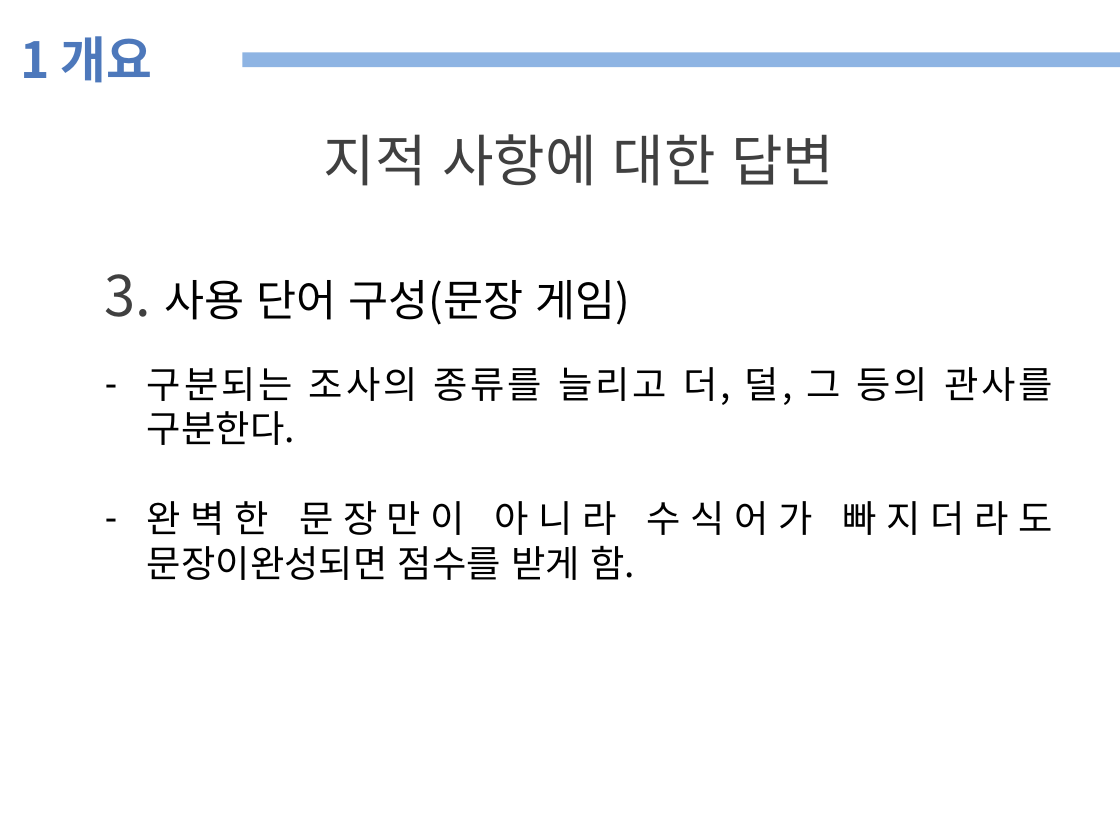
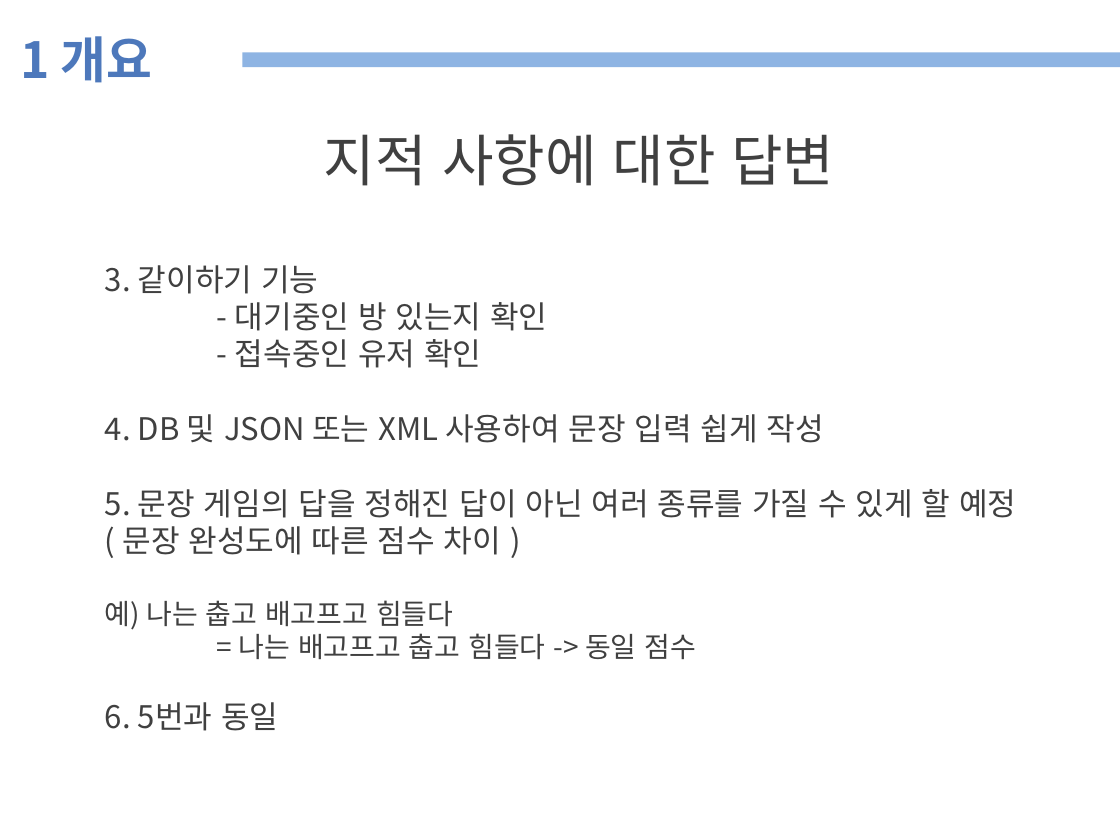
Before and after one commit to plusalpha12/koreanQuiz, a slide deck: slide 5 of 자료/종합설계 프로토타입 세션 4-11 (이현중, 김하은, 조윤선).pptx. Drawn at 1120x840 pixels with LibreOffice and Linux fonts; fonts in the diff are those of the drawing. Boxes give left, top, right and bottom in pixels: in the first picture for what was removed or moved away, otherwise in the second. Text is boxed around its words. In the diff, an @@ line names an element or a change of style, - is before the commit and + after.

```diff
--- a/자료/종합설계 프로토타입 세션 4-11 (이현중, 김하은, 조윤선).pptx
+++ b/자료/종합설계 프로토타입 세션 4-11 (이현중, 김하은, 조윤선).pptx
@@ text at (105,265,1016,731): text changed; size 24 to 20 pt; text colour #000000 to #404040 @@
-3. 사용 단어 구성(문장 게임)
-– 구분되는 조사의 종류를 늘리고 더, 덜, 그 등의 관사를 구분한다.
-– 완벽한 문장만이 아니라 수식어가 빠지더라도 문장이완성되면 점수를 받게 함.
+3. 같이하기 기능
+- 대기중인 방 있는지 확인
+- 접속중인 유저 확인
+4. DB 및 JSON 또는 XML 사용하여 문장 입력 쉽게 작성
+5. 문장 게임의 답을 정해진 답이 아닌 여러 종류를 가질 수 있게 할 예정 ( 문장 완성도에 따른 점수 차이 )
+예) 나는 춥고 배고프고 힘들다
+= 나는 배고프고 춥고 힘들다 -> 동일 점수
+6. 5번과 동일
```
Also in this commit, not shown: 6 other slides changed, 1 slide removed, 8 other files.
